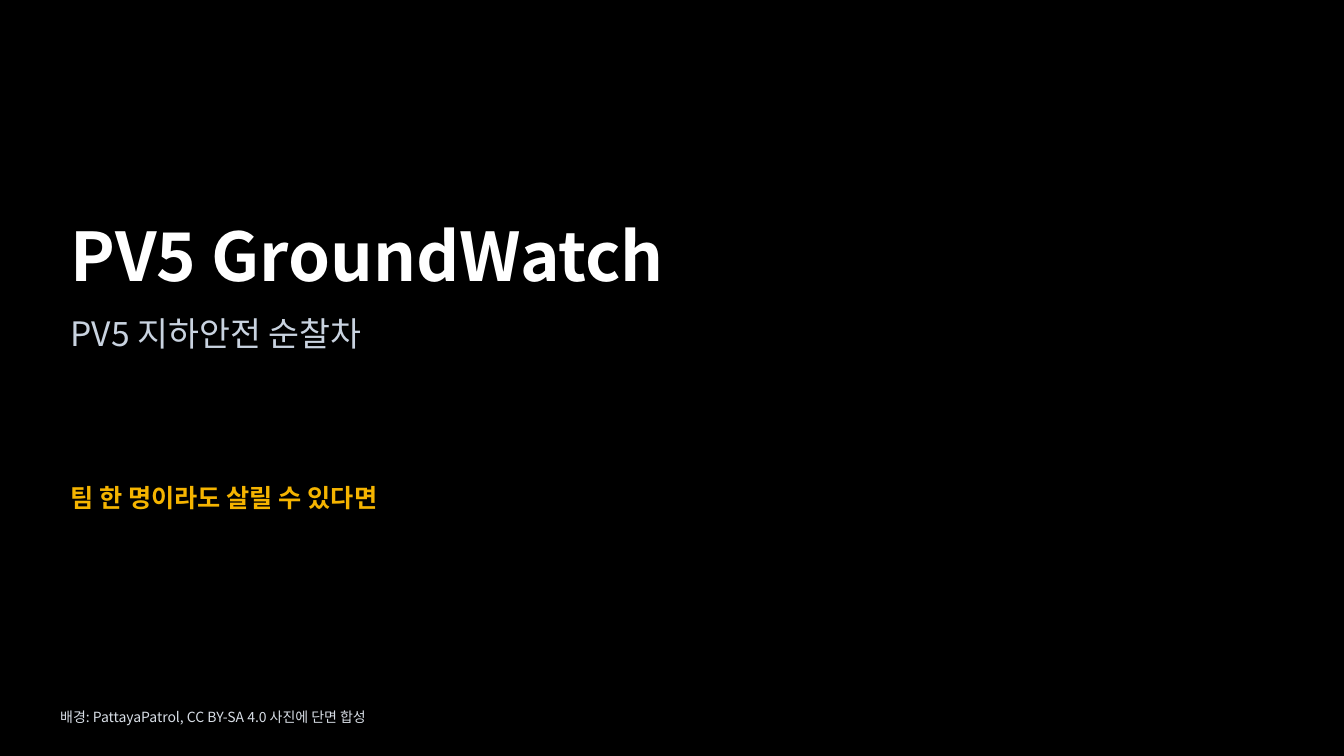
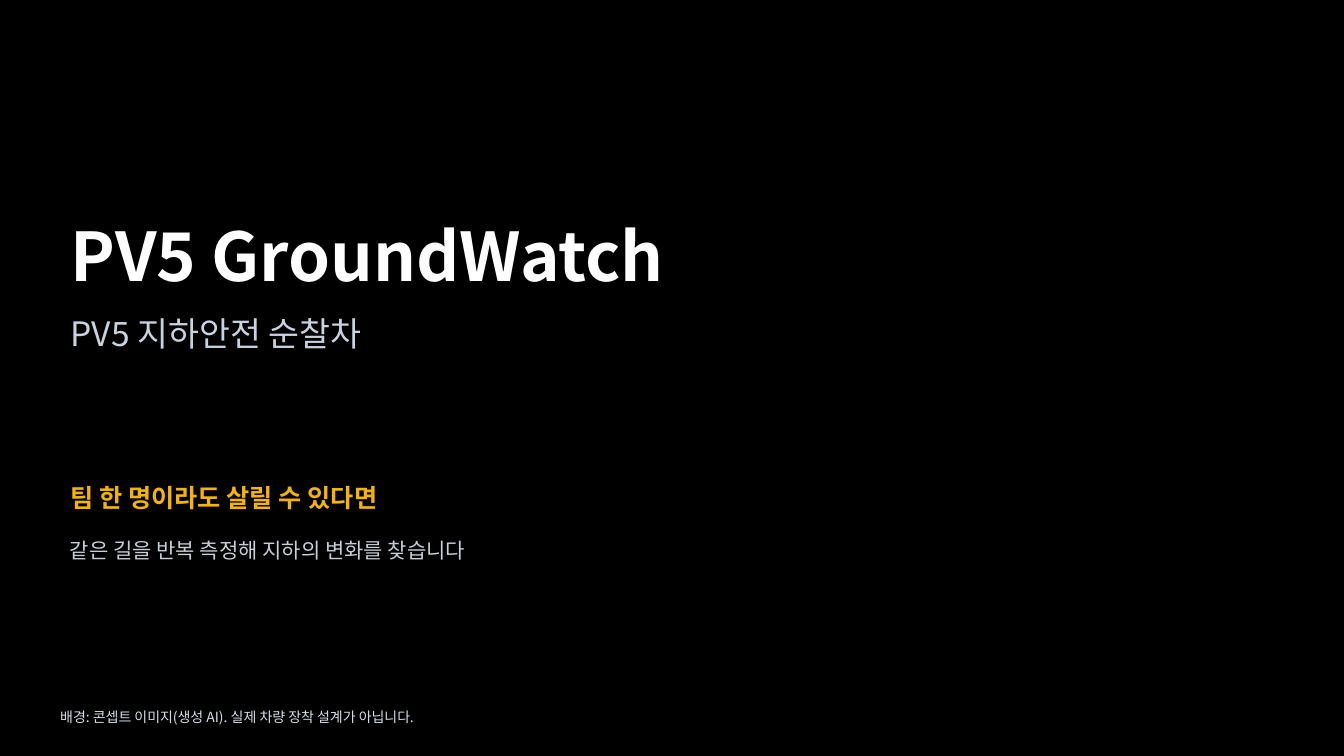
Before and after one commit to woojin-choe/pv5-hose-lab, a slide deck: slide 1 of ppt_all/PV5_GroundWatch_10_18.pptx. Drawn at 1344x756 pixels with LibreOffice and Linux fonts; fonts in the diff are those of the drawing; background and template pictures are left out. Boxes give left, top, right and bottom in pixels: in the first picture for what was removed or moved away, otherwise in the second. Text is boxed around its words. In the diff, an @@ line names an element or a change of style, - is before the commit and + after.

```diff
--- a/ppt_all/PV5_GroundWatch_10_18.pptx
+++ b/ppt_all/PV5_GroundWatch_10_18.pptx
@@ text added at (70, 540, 465, 560), 15 pt, text #C9CED6 @@
+같은 길을 반복 측정해 지하의 변화를 찾습니다
@@ text at (60, 710, 414, 725): text changed @@
-배경: PattayaPatrol, CC BY-SA 4.0 사진에 단면 합성
+배경: 콘셉트 이미지(생성 AI). 실제 차량 장착 설계가 아닙니다.
```
Also in this commit, not shown: 18 other slides changed, 1 slide removed, 27 other files.
